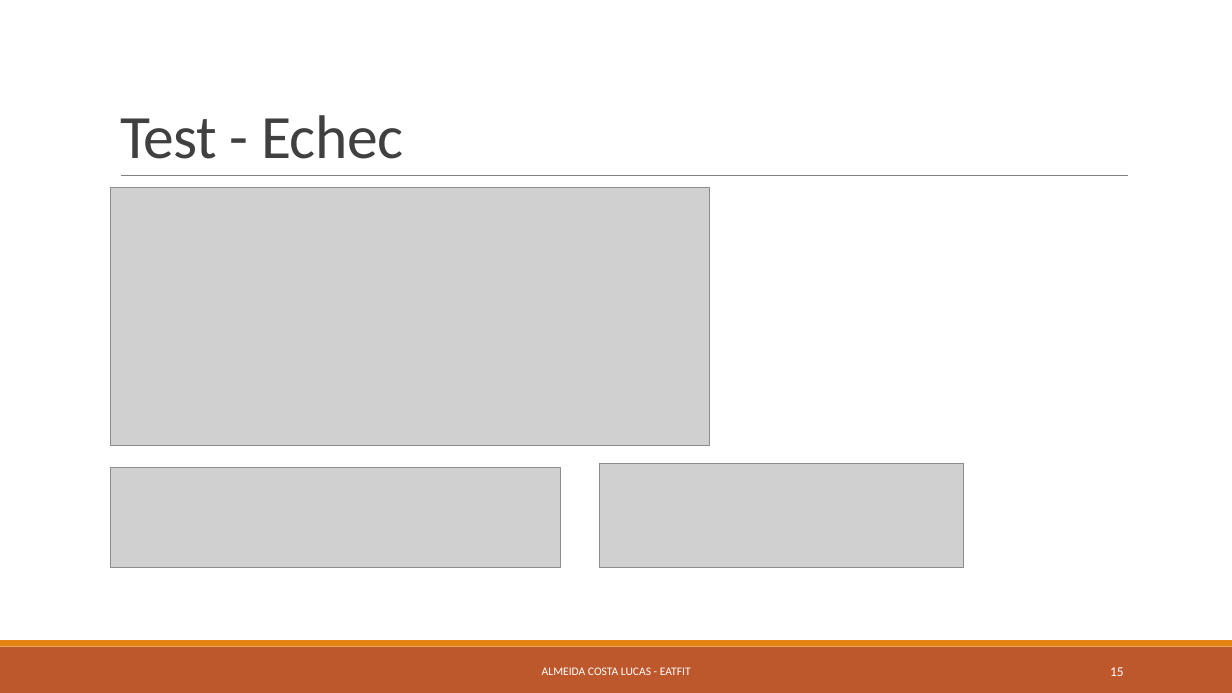
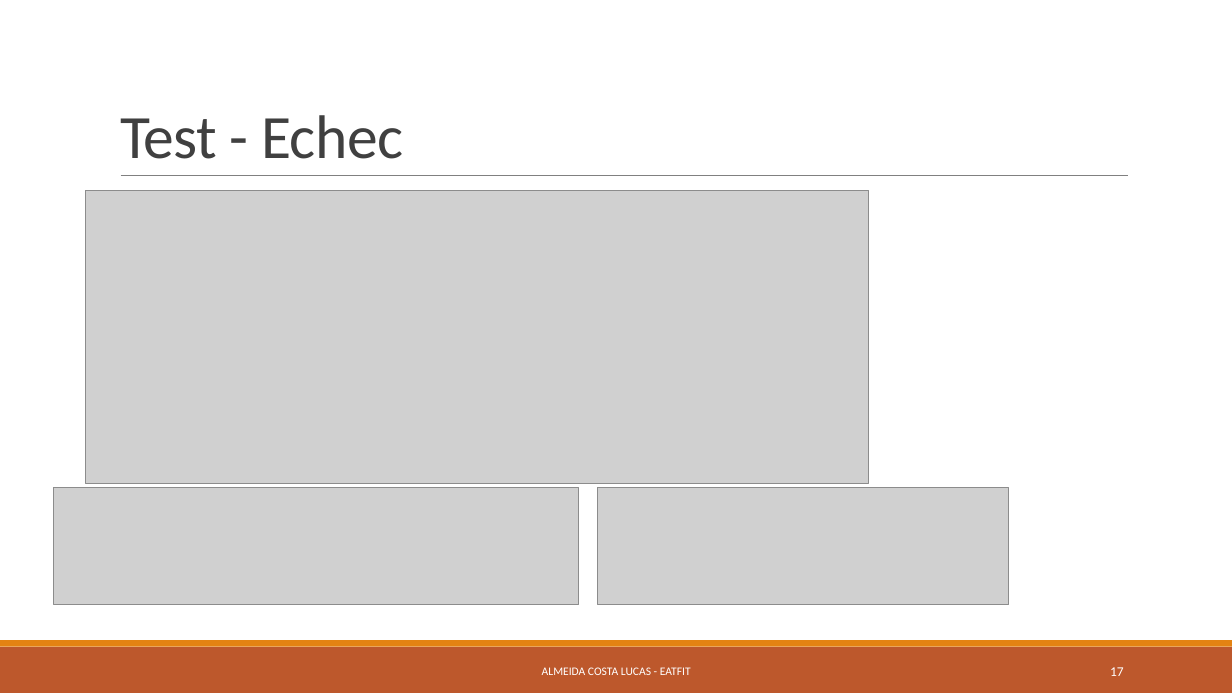
Before and after one commit to LAAC172003/EatFit_TPI_2023, a slide deck: slide 17 of Documentation/Eatfit.pptx (slide 15 before the commit). Drawn at 1232x693 pixels with LibreOffice and Linux fonts; fonts in the diff are those of the drawing; grey boxes stand for pictures. Boxes give left, top, right and bottom in pixels: in the first picture for what was removed or moved away, otherwise in the second. Text is boxed around its words. In the diff, an @@ line names an element or a change of style, - is before the commit and + after.

```diff
--- a/Documentation/Eatfit.pptx
+++ b/Documentation/Eatfit.pptx
@@ picture: place and size @@
-picture at <box>111,188,710,445</box>
+picture at <box>86,190,869,483</box>
@@ picture: place and size @@
-picture at <box>111,468,560,567</box>
+picture at <box>54,488,579,605</box>
@@ picture: place and size @@
-picture at <box>600,463,964,567</box>
+picture at <box>598,488,1009,605</box>
@@ page number at <box>1110,667,1124,676</box>: text changed @@
-15
+17
```
Also in this commit, not shown: 6 other slides changed, 5 slides added, 3 slides removed, 2 other files.
